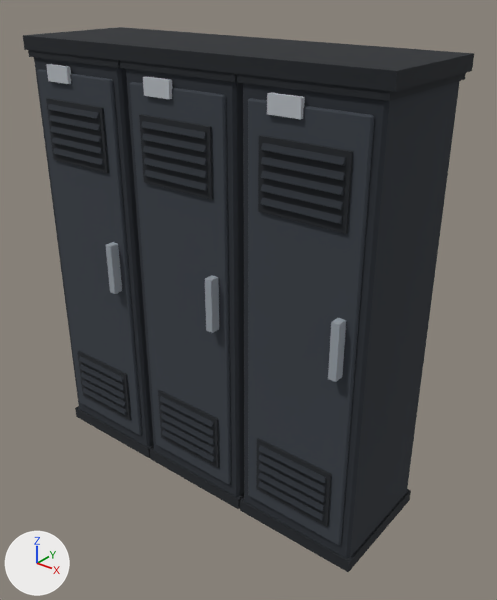
Two versions of the FBX model Assets/_Project/Art/Environment/LabKit/Meshes/Locker_Row.fbx, one commit apart.
Both versions are drawn from a 50 mm camera at (1.92, -2.23, 2.34) aimed at (0.12, 0.02, 0.94). Arrows for +X, +Y and +Z are at lower left; the lights stay in place. The first picture is the older version.

Objects in the first picture: 'Locker_Row'.
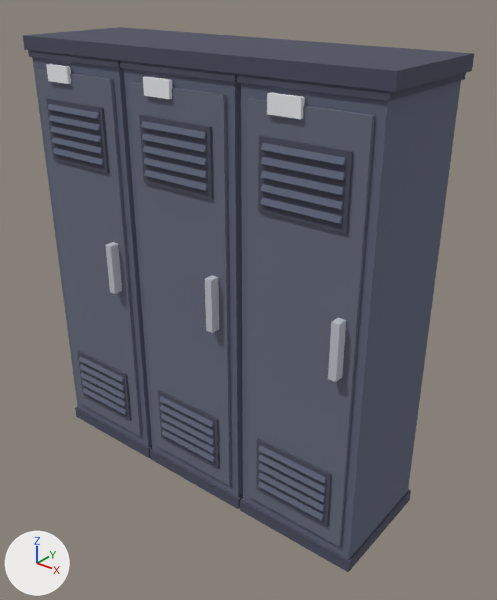
The change, as a list of edits to the scene's bpy script:
```text
Change mat_lab_walldark:
    mat_lab_walldark.base_color: (0.0232, 0.0284, 0.0369) -> (0.12, 0.136, 0.198)  # dark grey #2a2f36 -> greyish blue #61677b
Change mat_lab_metaldark:
    mat_lab_metaldark.base_color: (0.0137, 0.0168, 0.0212) -> (0.0723, 0.0762, 0.117)  # black #1f2328 -> greyish blue #4c4e60
Change mat_lab_gunmetal:
    mat_lab_gunmetal.base_color: (0.0423, 0.0513, 0.0648) -> (0.138, 0.153, 0.209)  # dark grey #3a4048 -> greyish blue #686d7e
Change mat_lab_marking:
    mat_lab_marking.base_color: (0.485, 0.515, 0.552) -> (0.855, 0.863, 0.896)  # light grey #b9bec4 -> white #eeeff3
```

Where the change shows, as pixel boxes [x1, y1, x2, y2] in the pictures (497 x 600 px):
'Locker_Row', recoloured (black to greyish blue): [23, 27, 474, 572] in both
